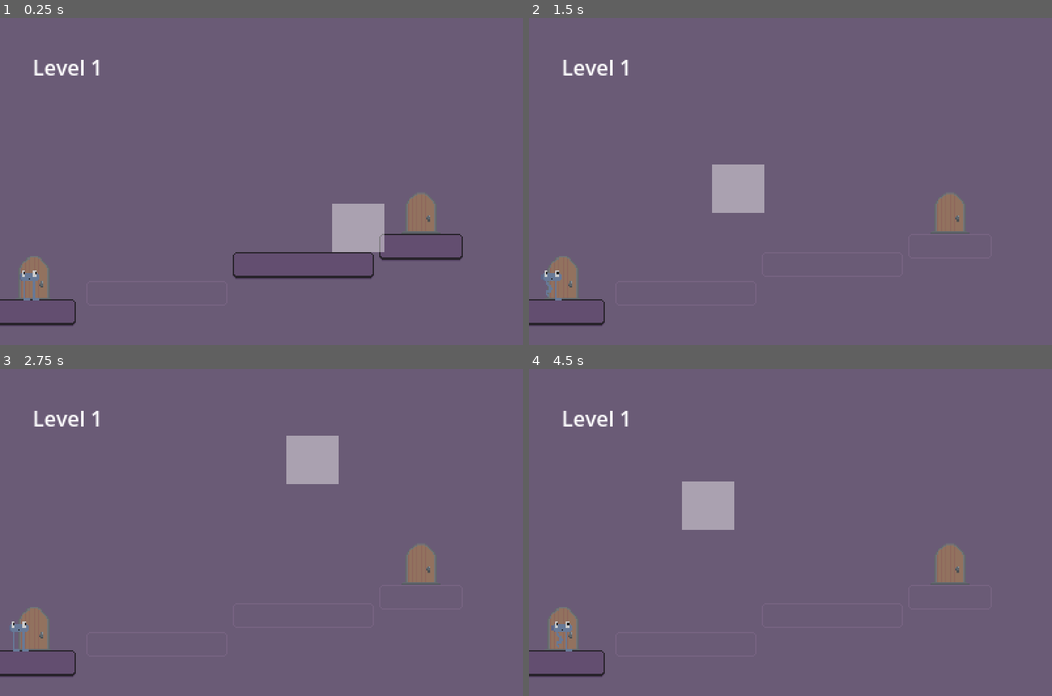
Above: before the commit, frames 1-4 (two rows, left to right).
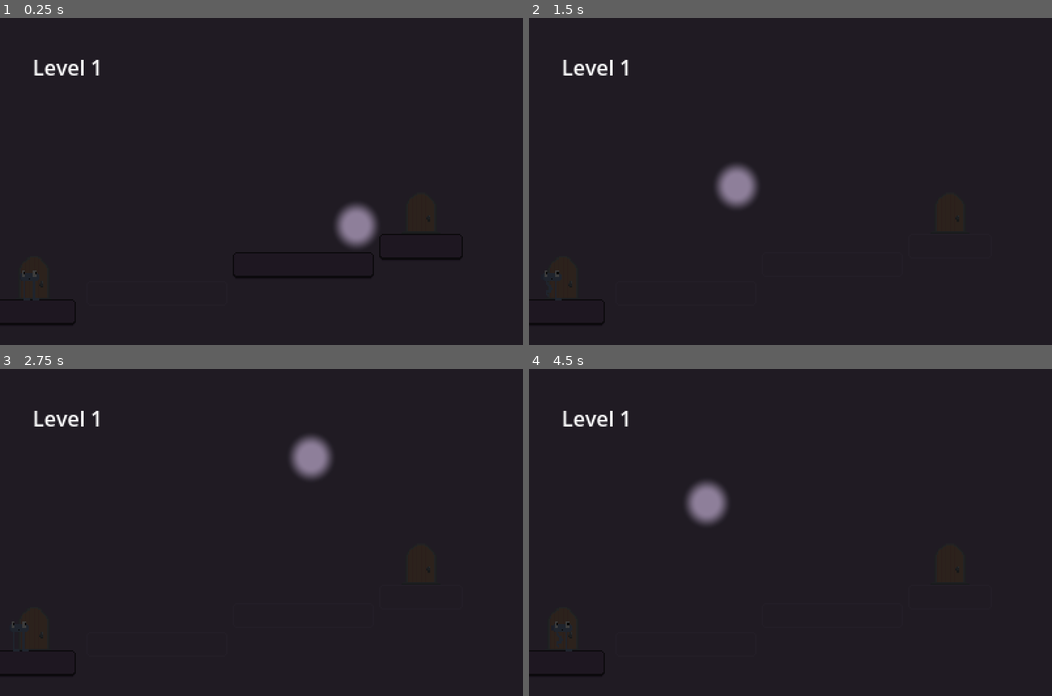
Above: after the commit, the same moments.

Repository: arrowira/dtj36
Game: Godot game, scene res://main.tscn
The game is run twice, just before and just after one commit, with the same random seed, the same clock (stepped at 60 frames per second) and the same inputs.
Inputs (mouse positions are in pixels of both pictures, inside the frame that each line leads up to):
- Up to frame 1 (0.25 s): no input
- Up to frame 2 (1.5 s): move the mouse to (905, 165) at 0.52 s; hold Up (up) from 0.53 s (still down); tap A (lt) at 0.6 s; tap D (rt) at 0.8, 1.35 s; move the mouse to (685, 197) at 1.27 s
- Up to frame 3 (2.75 s): tap A (lt) at 1.55, 2.1 s; move the mouse to (313, 460) at 2.02 s; release Up (up) at 2.03 s; tap D (rt) at 2.3 s
- Up to frame 4 (4.5 s): move the mouse to (764, 597) at 2.77 s; hold Up (up) 2.78-4.28 s; tap D (rt) at 2.85, 3.8, 4.35 s; tap A (lt) at 3.05, 3.6 s; move the mouse to (947, 581) at 3.52 s; move the mouse to (633, 483) at 4.27 s

The runs differ from the first frame. In frame 1, 100% of the frame differs, in the area x 0-100%, y 0-100%; in frame 2, 100%; in frame 3, 100%; in frame 4, 100%.

Commit message:
light shader

Diff:
--- /dev/null
+++ b/dtj-36-proj/spot_light.tres
@@ -0,0 +1,47 @@
+[gd_resource type="VisualShader" load_steps=4 format=3 uid="uid://cu3qkctemocw8"]
+
+[sub_resource type="VisualShaderNodeColorConstant" id="VisualShaderNodeColorConstant_8lsik"]
+constant = Color(0.1923444, 0.6245005, 0.7084252, 1)
+
+[sub_resource type="VisualShaderNodeInput" id="VisualShaderNodeInput_8lsik"]
+output_port_for_preview = 0
+input_name = "uv"
+
+[sub_resource type="VisualShaderNodeVectorDistance" id="VisualShaderNodeVectorDistance_w3idr"]
+output_port_for_preview = 0
+default_input_values = [0, Vector2(0, 0), 1, Vector2(0.5, 0.5)]
+op_type = 0
+
+[resource]
+code = "shader_type canvas_item;
+render_mode blend_mix;
+
+
+
+
+void vertex() {
+// Input:4
+	vec2 n_out4p0 = UV;
+
+
+// Distance:5
+	vec2 n_in5p1 = vec2(0.50000, 0.50000);
+	float n_out5p0 = distance(n_out4p0, n_in5p1);
+
+
+// Output:0
+	COLOR.rgb = vec3(n_out5p0);
+
+
+}
+"
+mode = 1
+flags/light_only = false
+nodes/vertex/0/position = Vector2(820, 200)
+nodes/vertex/2/node = SubResource("VisualShaderNodeColorConstant_8lsik")
+nodes/vertex/2/position = Vector2(-120, 140)
+nodes/vertex/4/node = SubResource("VisualShaderNodeInput_8lsik")
+nodes/vertex/4/position = Vector2(-120, 300)
+nodes/vertex/5/node = SubResource("VisualShaderNodeVectorDistance_w3idr")
+nodes/vertex/5/position = Vector2(380, 200)
+nodes/vertex/connections = PackedInt32Array(4, 0, 5, 0, 5, 0, 0, 2)
--- a/dtj-36-proj/spot_light.tscn
+++ b/dtj-36-proj/spot_light.tscn
@@ -1,23 +1,27 @@
-[gd_scene load_steps=4 format=3 uid="uid://v4ilviyh6btm"]
+[gd_scene load_steps=6 format=3 uid="uid://v4ilviyh6btm"]
 
 [ext_resource type="Script" uid="uid://driluvnp1ugy4" path="res://spot_light.gd" id="1_45aau"]
+[ext_resource type="Texture2D" uid="uid://dqa3ylj8j8re6" path="res://light1.png" id="2_b7ip3"]
+[ext_resource type="Shader" uid="uid://coafuu2av52m3" path="res://spot_light2.gdshader" id="2_swd6l"]
+
+[sub_resource type="ShaderMaterial" id="ShaderMaterial_swd6l"]
+shader = ExtResource("2_swd6l")
 
 [sub_resource type="CircleShape2D" id="CircleShape2D_b7ip3"]
 radius = 87.05171
-
-[sub_resource type="CanvasTexture" id="CanvasTexture_swd6l"]
 
 [node name="spotLight" type="Node2D"]
 scale = Vector2(0.25, 0.25)
 script = ExtResource("1_45aau")
 mouseSpeed = 6.265
 
+[node name="Light1" type="Sprite2D" parent="."]
+material = SubResource("ShaderMaterial_swd6l")
+position = Vector2(-4.0000305, -12)
+scale = Vector2(15.297, 16)
+texture = ExtResource("2_b7ip3")
+
 [node name="Area2D" type="Area2D" parent="."]
 
 [node name="CollisionShape2D" type="CollisionShape2D" parent="Area2D"]
 shape = SubResource("CircleShape2D_b7ip3")
-
-[node name="Sprite2D" type="Sprite2D" parent="."]
-position = Vector2(0.9999962, -4.499996)
-scale = Vector2(159.99998, 149)
-texture = SubResource("CanvasTexture_swd6l")
--- /dev/null
+++ b/dtj-36-proj/spot_light2.gdshader
@@ -0,0 +1,21 @@
+shader_type canvas_item;
+
+void vertex() {
+}
+
+uniform sampler2D screen_texture : hint_screen_texture, repeat_disable, filter_nearest;
+
+void fragment() {
+	vec4 prev = textureLod(screen_texture, SCREEN_UV, 0.0);
+	vec4 dark = prev *vec4(0.,0.,0.,.7);
+	vec4 light = prev*vec4(1.,1.,1.,.5)+vec4(.2,.2,.2,.2);
+	//dark = vec4(1,0,0,1);light=vec4(0,1,0,1);
+	float d = distance(UV, vec2(.50,.50));
+	float d2 = smoothstep(.005,.002,d);
+    COLOR = mix(dark,  light, d2);
+}
+
+//void light() {
+//	// Called for every pixel for every light affecting the CanvasItem.
+//	// Uncomment to replace the default light processing function with this one.
+//}
Binary file added: dtj-36-proj/light1.png
Not shown, added: dtj-36-proj/light1.png.import
Not shown, added: dtj-36-proj/spot_light2.gdshader.uid
